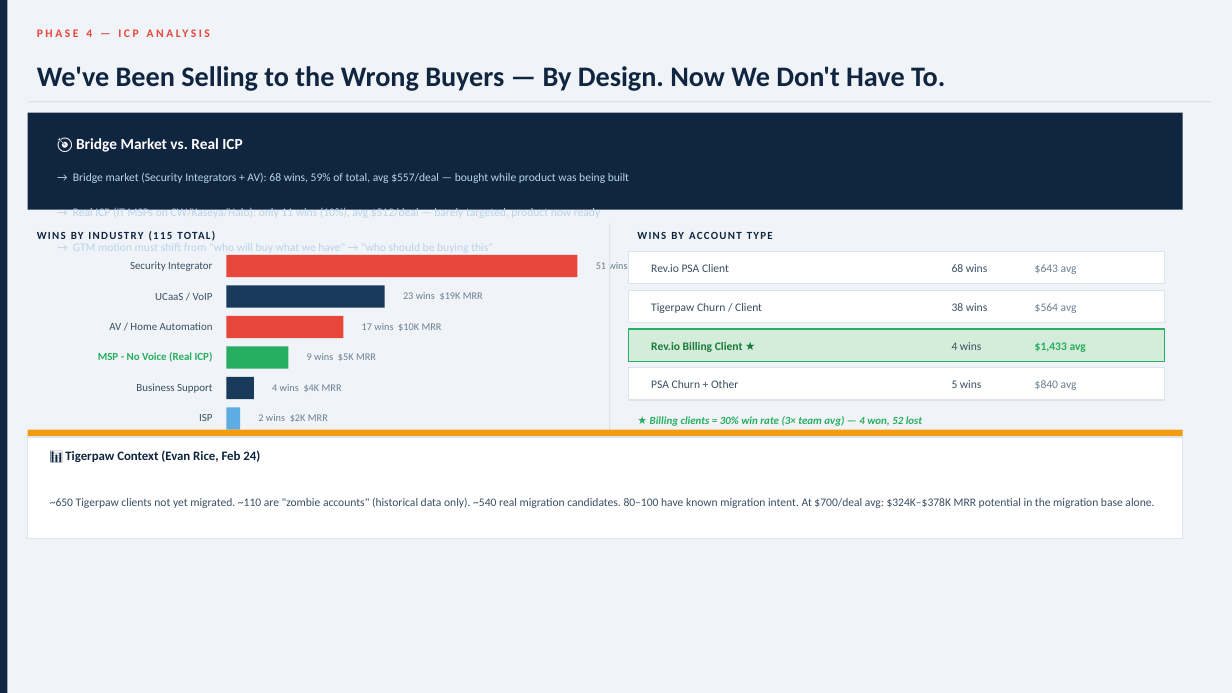
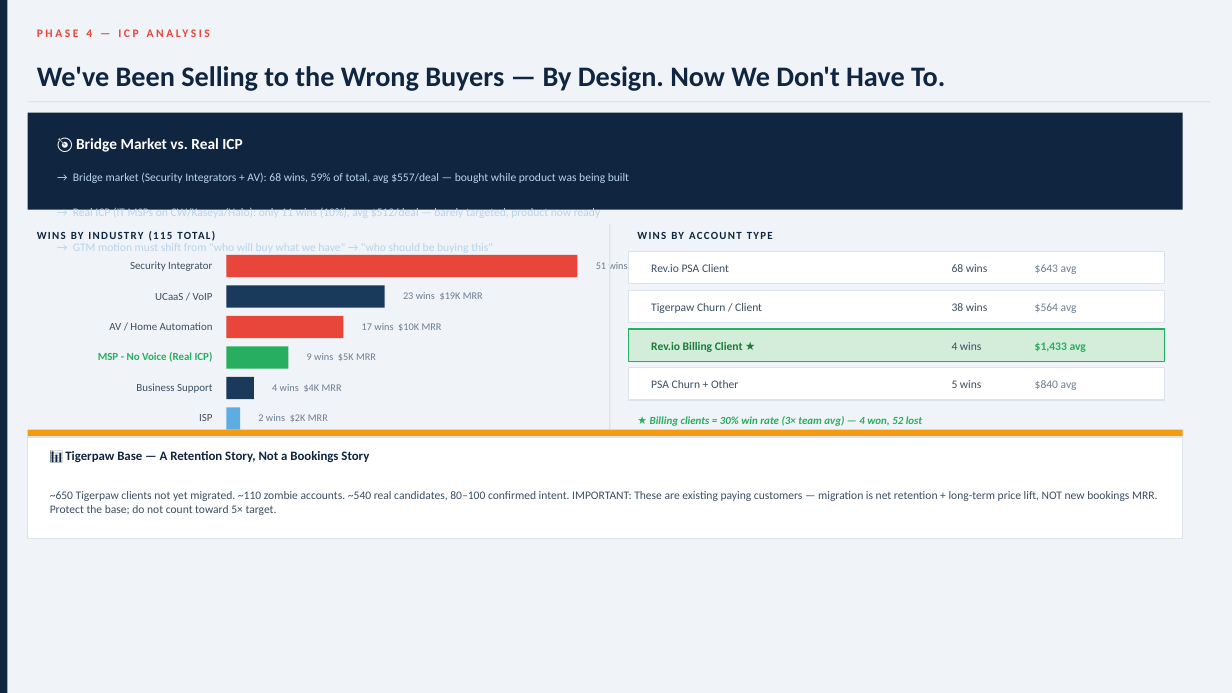
Before and after one commit to erice320/revay-legal, a slide deck: slide 6 of GTM-Bookings-Analysis.pptx. Drawn at 1232x693 pixels with LibreOffice and Linux fonts; fonts in the diff are those of the drawing. Boxes give left, top, right and bottom in pixels: in the first picture for what was removed or moved away, otherwise in the second. Text is boxed around its words. In the diff, an @@ line names an element or a change of style, - is before the commit and + after.

Commit message:
Update PPTX: add Phase 7 slide, fix Tigerpaw framing, add recs 9+10 (10-slide deck)

```diff
--- a/GTM-Bookings-Analysis.pptx
+++ b/GTM-Bookings-Analysis.pptx
@@ text at [65, 451, 369, 462]: text changed @@
-📊 Tigerpaw Context (Evan Rice, Feb 24)
+📊 Tigerpaw Base — A Retention Story, Not a Bookings Story
@@ text added at [307, 451, 376, 455], 8 pt, text #6B7F93 @@
+9 wins $5K MRR
@@ text at [50, 491, 1157, 515]: text changed @@
-~650 Tigerpaw clients not yet migrated. ~110 are "zombie accounts" (historical data only). ~540 real migration candidates. 80–100 have known migration intent. At $700/deal avg: $324K–$378K MRR potential in the migration base alone.
+~650 Tigerpaw clients not yet migrated. ~110 zombie accounts. ~540 real candidates, 80–100 confirmed intent. IMPORTANT: These are existing paying customers — migration is net retention + long-term price lift, NOT new bookings MRR. Protect the base; do not count toward 5× target.
```
Also in this commit, not shown: 4 other slides changed, 1 slide added.
